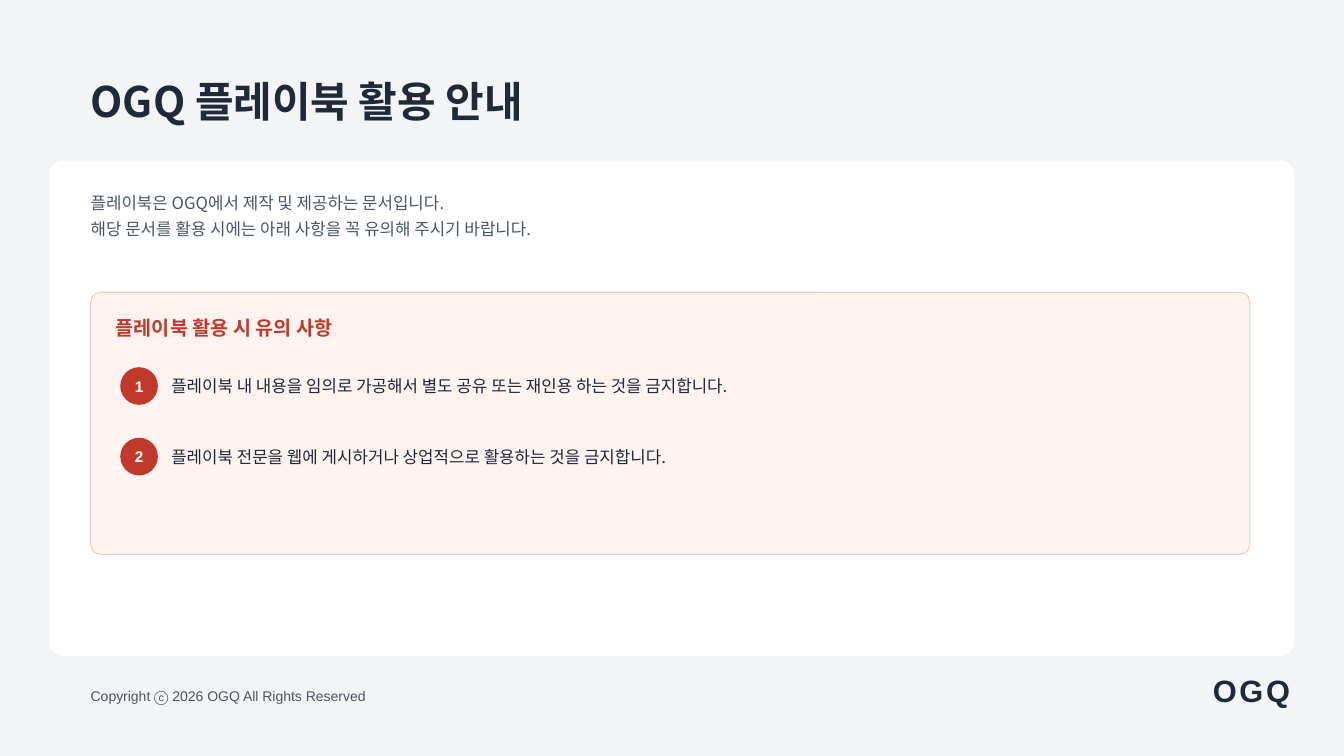
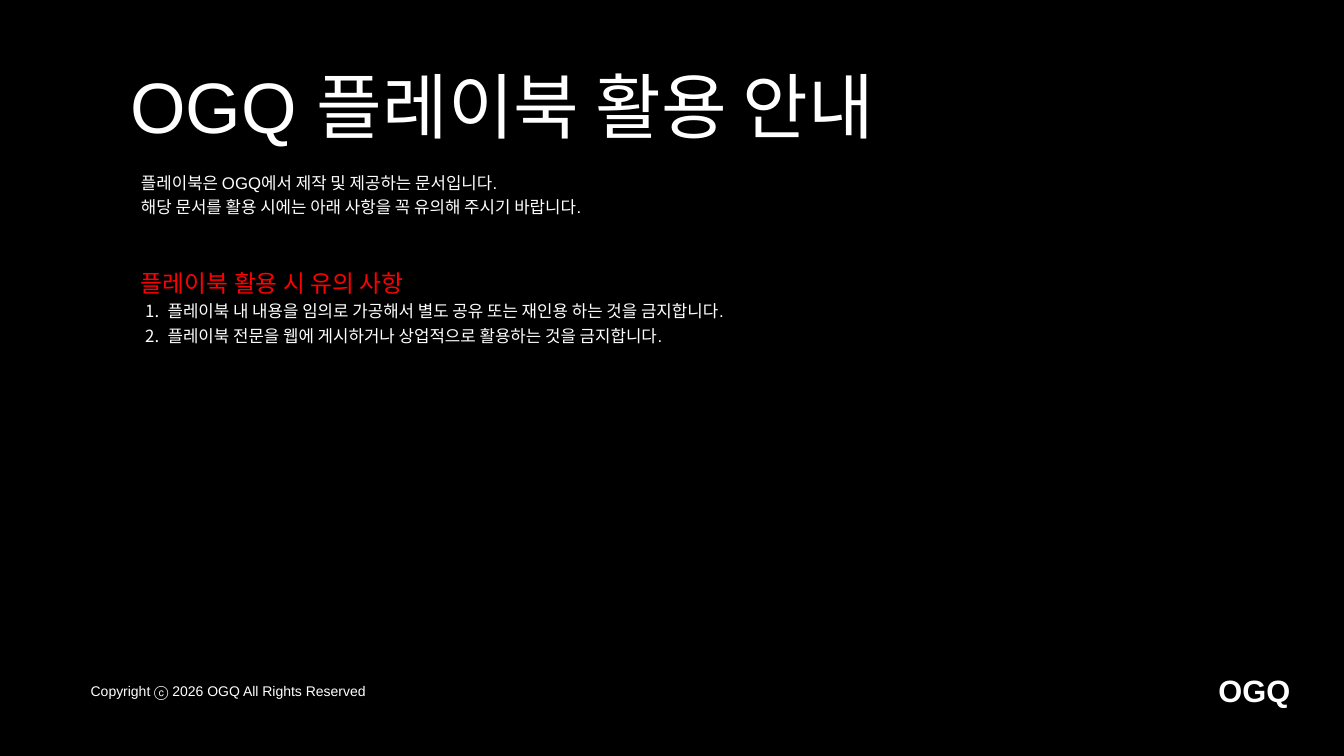
Before and after one commit to loveet3-hue/ogq-banner-generator, a slide deck: slide 39 of playbook/template_v2.pptx. Drawn at 1344x756 pixels with LibreOffice and Linux fonts; fonts in the diff are those of the drawing. Boxes give left, top, right and bottom in pixels: in the first picture for what was removed or moved away, otherwise in the second. Text is boxed around its words. In the diff, an @@ line names an element or a change of style, - is before the commit and + after.

```diff
--- a/playbook/template_v2.pptx
+++ b/playbook/template_v2.pptx
@@ background #F3F4F6 to #000000 @@
@@ text "OGQ 플레이북 활용 안내": place and size @@
-text "OGQ 플레이북 활용 안내" at bbox=[91, 81, 523, 126]
+text "OGQ 플레이북 활용 안내" at bbox=[130, 73, 874, 146]
@@ text "OGQ 플레이북 활용 안내" at bbox=[130, 73, 874, 146]: size 30 to 51 pt, font Noto Sans CJK KR to Arial, text colour #1F2937 to #FFFFFF, bold off @@
@@ rounded rectangle removed at bbox=[50, 161, 1294, 655] @@
@@ text "플레이북은 OGQ에서 제작 및 제공하는 ...": place and size @@
-text "플레이북은 OGQ에서 제작 및 제공하는 ..." at bbox=[91, 195, 531, 237]
+text "플레이북은 OGQ에서 제작 및 제공하는 ..." at bbox=[141, 175, 581, 215]
@@ text "플레이북은 OGQ에서 제작 및 제공하는 ..." at bbox=[141, 175, 581, 215]: font Noto Sans CJK KR to Arial, text colour #4B5563 to #FFFFFF; line spacing 1.3 to 1.2 @@
@@ text "플레이북 활용 시 유의 사항": place and size @@
-text "플레이북 활용 시 유의 사항" at bbox=[171, 378, 727, 394]
+text "플레이북 활용 시 유의 사항" at bbox=[141, 272, 724, 344]
@@ text "플레이북 활용 시 유의 사항" at bbox=[141, 272, 724, 344]: vertical alignment middle to top @@
@@ rounded rectangle removed at bbox=[91, 292, 1250, 555] @@
@@ text at bbox=[141, 272, 404, 294]: paragraph added @@
+플레이북 활용 시 유의 사항
@@ text removed at bbox=[116, 318, 332, 337] @@
-플레이북 활용 시 유의 사항
@@ text at bbox=[168, 328, 663, 344]: paragraph added @@
+2. 플레이북 전문을 웹에 게시하거나 상업적으로 활용하는 것을 금지합니다.
@@ text at bbox=[168, 303, 724, 319]: font Noto Sans CJK KR to Arial, text colour #1F2937 to #FFFFFF in "플레이북 내 내용을 임의로 가공해서 별도 공유 ..."; bullet none to 1.; line spacing 1 to 1.2 @@
@@ ellipse removed at bbox=[121, 368, 157, 404] @@
@@ text removed at bbox=[135, 381, 144, 392] @@
-1
@@ ellipse removed at bbox=[121, 439, 157, 475] @@
@@ text removed at bbox=[171, 449, 666, 465] @@
-플레이북 전문을 웹에 게시하거나 상업적으로 활용하는 것을 금지합니다.
@@ text removed at bbox=[135, 451, 144, 462] @@
-2
@@ text "Copyright ⓒ 2026 OGQ All ..." at bbox=[91, 686, 366, 700]: text colour #4B5563 to #FFFFFF @@
@@ text "OGQ" at bbox=[1218, 680, 1290, 708]: text colour #1F2937 to #FFFFFF, letter spacing 2 to 0 pt @@
```
Also in this commit, not shown: 38 other slides changed, 6 other files.
